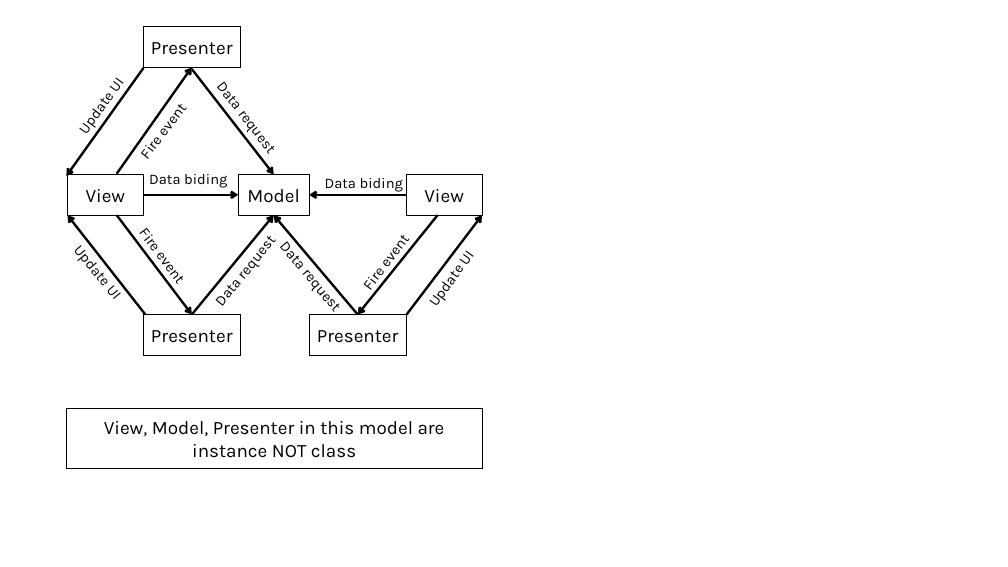
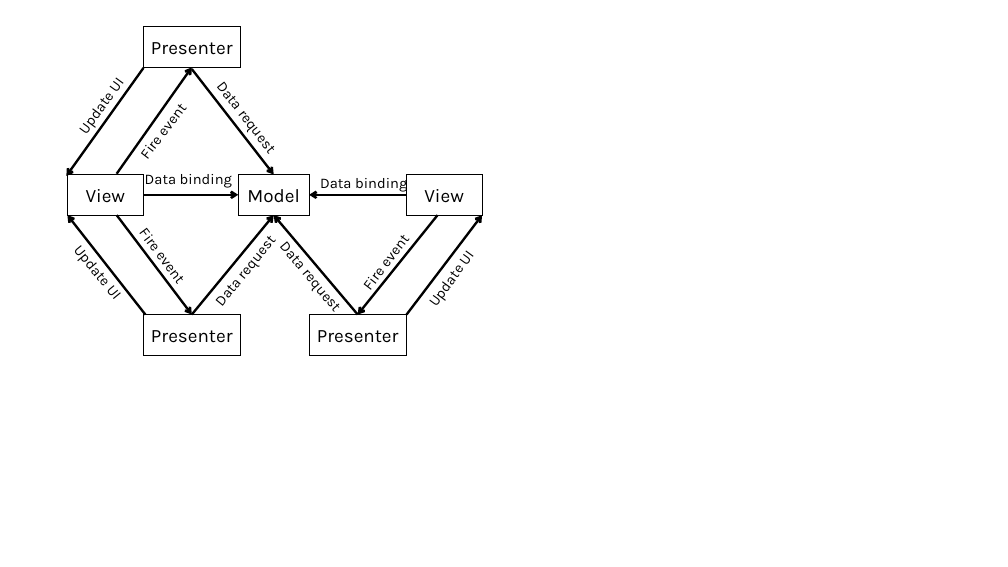
Before and after one commit to tuanhud/QuanLyTaiSan, a slide deck: slide 5 of _BaoCao/quocdunginfo/model.pptx. Drawn at 1008x567 pixels with LibreOffice and Linux fonts; fonts in the diff are those of the drawing. Boxes give left, top, right and bottom in pixels: in the first picture for what was removed or moved away, otherwise in the second. Text is boxed around its words. In the diff, an @@ line names an element or a change of style, - is before the commit and + after.

Commit message:
Cập nhật báo cáo...
Thêm các sơ đồ minh họa cho PTB
*Còn thiếu sơ đồ thực thể kết hợp (StarUML)
*Sơ đồ kế thừa các class (PPT)

```diff
--- a/_BaoCao/quocdunginfo/model.pptx
+++ b/_BaoCao/quocdunginfo/model.pptx
@@ text at (x1=145, y1=174, x2=232, y2=188): text changed @@
-Data biding
+Data binding
@@ text at (x1=320, y1=174, x2=407, y2=192): text changed @@
-Data biding
+Data binding
@@ rectangle removed at (x1=67, y1=408, x2=482, y2=468) @@
-View, Model, Presenter in this model are instance NOT class
```
Also in this commit, not shown: 2 other slides changed, 4 slides added, 2 slides removed, 1 other file.
